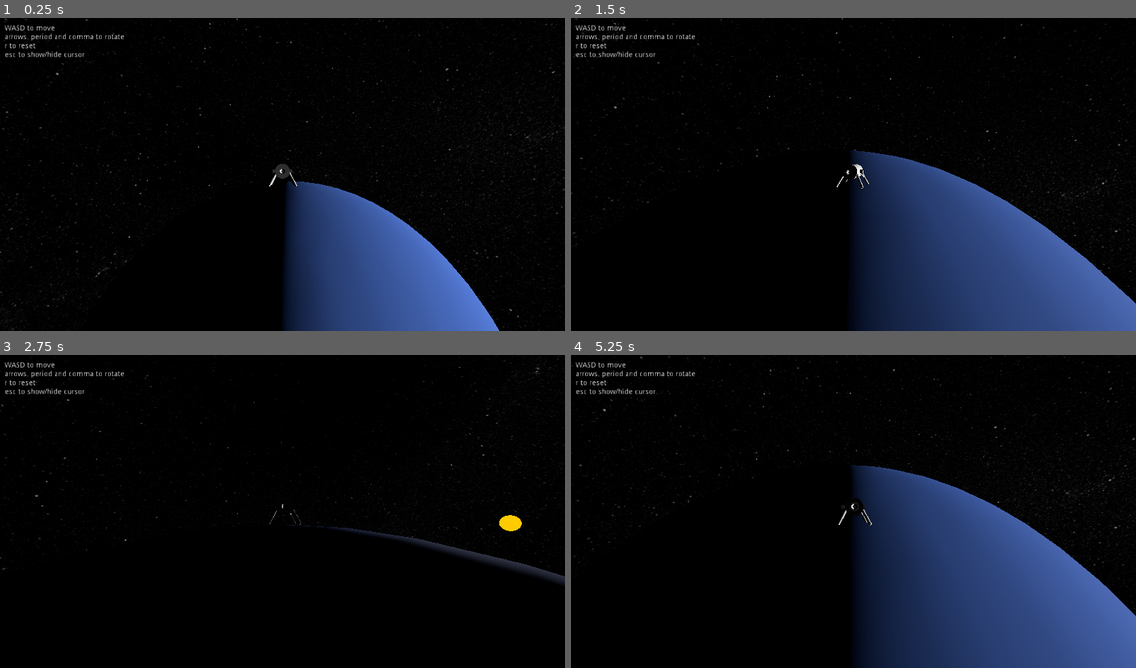
Above: before the commit, frames 1-4 (two rows, left to right).
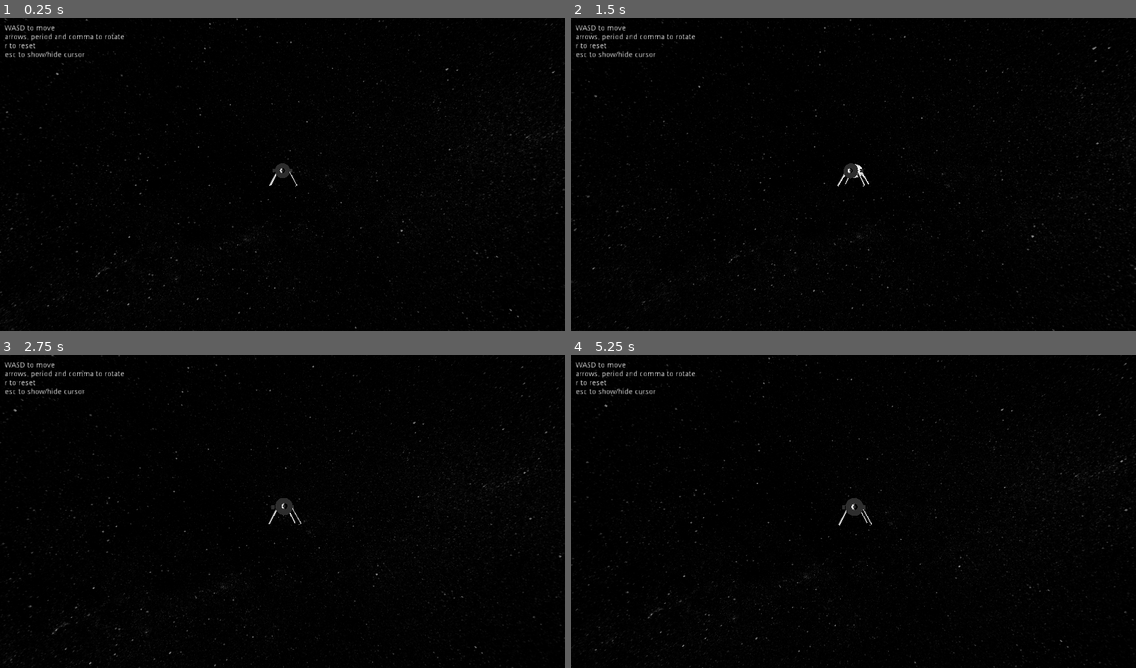
Above: after the commit, the same moments.

Repository: SjVer/Untitled-Space-Game
Game: Godot game, scene res://maps/space_map.tscn
Two runs of this game, one before a commit and one after it. Both use one fixed random seed, a clock stepped at 60 frames per second and the inputs below.
Inputs (mouse positions are in pixels of both pictures, inside the frame that each line leads up to):
- Up to frame 1 (0.25 s): no input
- Up to frame 2 (1.5 s): move the mouse to (881, 174) at 0.52 s; hold W (movement_forward) from 0.53 s (still down); tap Q (movement_left_2) at 0.6 s; move the mouse to (825, 174) at 1.27 s; tap E (movement_right_2) at 1.35 s
- Up to frame 3 (2.75 s): keep holding W (movement_forward); move the mouse to (293, 505) at 2.02 s; hold Mouse wheel up (zoom_in) from 2.03 s (still down)
- Up to frame 4 (5.25 s): keep holding W (movement_forward); move the mouse to (847, 517) at 2.77 s; release Mouse wheel up (zoom_in) at 2.78 s; tap Mouse wheel down (zoom_out) at 2.85 s; move the mouse to (893, 514) at 3.52 s; tap Q (movement_left_2) at 3.6 s; tap Enter at 4.25 s; move the mouse to (808, 508) at 4.27 s; tap E (movement_right_2) at 4.35 s; tap R (reset) at 5 s; move the mouse to (859, 511) at 5.02 s; hold Mouse wheel up (zoom_in) from 5.03 s (still down)

The runs differ from the first frame. In frame 1, 13% of the frame differs, in the area x 15-89%, y 46-100%; in frame 2, 21%; in frame 3, 2.0%; in frame 4, 25%, in the area x 0-100%, y 0-100%.
Error before the commit: Invalid call. Nonexistent function 'get_child' in base 'SceneTree'. (res://scripts/planet.gd:70)

Commit message:
upload

Diff:
--- a/maps/space_map.tscn
+++ b/maps/space_map.tscn
@@ -17,13 +17,16 @@
 [sub_resource type="PhysicsMaterial" id=3]
 rough = true
 
-[sub_resource type="PanoramaSky" id=4]
+[sub_resource type="PhysicsMaterial" id=4]
+rough = true
+
+[sub_resource type="PanoramaSky" id=5]
 radiance_size = 4
 panorama = ExtResource( 5 )
 
-[sub_resource type="Environment" id=5]
+[sub_resource type="Environment" id=6]
 background_mode = 2
-background_sky = SubResource( 4 )
+background_sky = SubResource( 5 )
 background_sky_orientation = Basis( 1, 0, 0, 0, 0.707107, -0.707107, 0, 0.707107, 0.707107 )
 background_energy = 0.25
 
@@ -38,21 +41,27 @@
 mesh = SubResource( 1 )
 material/0 = SubResource( 2 )
 
-[node name="planet_earth" parent="Sun" instance=ExtResource( 2 )]
-transform = Transform( 1, 0, 0, 0, 1, 0, 0, 0, 1, 0, 0, -20192 )
-orbital_height = 20192
-show_orbit = true
+[node name="earth" parent="Sun" instance=ExtResource( 2 )]
+transform = Transform( 1, 0, 0, 0, 1, 0, 0, 0, 1, 0, 0, -20190 )
+orbital_height = 20190
+orbital_period = 1.0
+orbital_vector = Vector3( 0.1, 0, 0.1 )
 orbit_color = Color( 0, 0.0392157, 1, 1 )
 
-[node name="moon" parent="Sun/planet_earth" instance=ExtResource( 3 )]
-transform = Transform( 1, 0, 0, 0, 1, 0, 0, 0, 1, 0, 0, -299 )
-orbital_height = 299
-show_orbit = true
+[node name="moon" parent="Sun/earth" instance=ExtResource( 3 )]
+transform = Transform( -0.280635, 0, -0.959782, 0, 1, 0, 0.959782, 0, -0.280635, 0, 0, -316 )
+physics_material_override = SubResource( 3 )
+planet_color = Color( 0.392157, 0.392157, 0.392157, 1 )
+rotational_period = 1.0
+rotational_vector = Vector3( 0, 10, 0 )
+orbital_height = 316
+orbital_period = 0.001
+orbital_vector = Vector3( 1, 0, 1 )
 orbit_color = Color( 0.643137, 0.643137, 0.643137, 1 )
 
 [node name="Player" parent="." instance=ExtResource( 1 )]
-transform = Transform( 0.0289858, 0, -0.99958, 0, 1, 0, 0.99958, 0, 0.0289858, -34.609, 41.6551, -20192.1 )
-physics_material_override = SubResource( 3 )
+transform = Transform( 0.0289858, 0, -0.99958, 0, 1, 0, 0.99958, 0, 0.0289858, -34.609, 0.516872, -19695.4 )
+physics_material_override = SubResource( 4 )
 lock_rotation_to_planet = true
 thrust_values = {
 "big": 10.0,
--- /dev/null
+++ b/planets/planet.tscn
@@ -0,0 +1,37 @@
+[gd_scene load_steps=6 format=2]
+
+[ext_resource path="res://scripts/planet.gd" type="Script" id=1]
+
+[sub_resource type="SphereMesh" id=1]
+radius = 40.0
+height = 80.0
+
+[sub_resource type="SpatialMaterial" id=4]
+albedo_color = Color( 0, 0, 1, 1 )
+
+[sub_resource type="SphereShape" id=2]
+radius = 40.0
+
+[sub_resource type="SphereShape" id=3]
+radius = 80.0
+
+[node name="planet" type="StaticBody"]
+script = ExtResource( 1 )
+
+[node name="MeshInstance" type="MeshInstance" parent="."]
+mesh = SubResource( 1 )
+material/0 = SubResource( 4 )
+
+[node name="Surface" type="CollisionShape" parent="."]
+shape = SubResource( 2 )
+
+[node name="Area" type="Area" parent="."]
+space_override = 2
+gravity_point = true
+gravity = 20.0
+
+[node name="CollisionShape" type="CollisionShape" parent="Area"]
+shape = SubResource( 3 )
+
+[connection signal="body_entered" from="Area" to="." method="_on_Area_body_entered"]
+[connection signal="body_exited" from="Area" to="." method="_on_Area_body_exited"]
--- a/player/player.tscn
+++ b/player/player.tscn
@@ -1,18 +1,24 @@
-[gd_scene load_steps=6 format=2]
+[gd_scene load_steps=7 format=2]
 
 [ext_resource path="res://scripts/player.gd" type="Script" id=1]
 [ext_resource path="res://player/lander_2.obj" type="ArrayMesh" id=2]
 [ext_resource path="res://scripts/Cam.gd" type="Script" id=4]
 
-[sub_resource type="BoxShape" id=1]
+[sub_resource type="PhysicsMaterial" id=1]
+rough = true
+
+[sub_resource type="BoxShape" id=2]
 extents = Vector3( 1, 0.8, 1.15778 )
 
-[sub_resource type="PrismMesh" id=2]
+[sub_resource type="PrismMesh" id=3]
 size = Vector3( 1, 4, 1 )
 
 [node name="Player" type="RigidBody"]
+physics_material_override = SubResource( 1 )
 gravity_scale = 0.7
 continuous_cd = true
+linear_damp = 0.0
+angular_damp = 0.0
 script = ExtResource( 1 )
 
 [node name="MeshInstance" type="MeshInstance" parent="."]
--- a/project.godot
+++ b/project.godot
@@ -17,6 +17,8 @@
 Initial_Planet=NodePath("planet_earth")
 player_name="Player"
 orbit_indicator_thickness=8
+"Period Multiplier"=1.0
+"Rotation Divider"=1.0
 
 [application]
 
@@ -124,5 +126,4 @@
 [rendering]
 
 quality/driver/fallback_to_gles2=true
-environment/default_clear_color=Color( 0, 0, 0, 1 )
-environment/default_environment="res://space_environment.tres"
+environment/default_environment="res://default_env.tres"
--- a/scripts/planet.gd
+++ b/scripts/planet.gd
@@ -2,17 +2,43 @@
 extends StaticBody
 
 # EXPORTING
-export(float) var rotational_period
-export(Vector3) var rotational_vector
-export(bool) var lock_rotation_to_parent
+export(int) var planet_radius = 40 setget pr_set, pr_get
+export(Color) var planet_color = Color(0,0,1,1) setget pc_set, pc_get
+export(int) var soi_radius = 80 setget sr_set, sr_get
+
+export(float) var rotational_period = 1
+export(Vector3) var rotational_vector = Vector3(0,1,0)
+export(bool) var lock_rotation_to_parent = false
 
 export(int) var orbital_height setget oh_set, oh_get
 export(float) var orbital_period
-export(Vector3) var orbital_vector
-export(bool) var show_orbit setget so_set, so_get
-export(Color) var orbit_color setget oc_set, oc_get
+export(Vector3) var orbital_vector setget ov_set, ov_get
+export(bool) var show_orbit = false setget so_set, so_get
+export(Color) var orbit_color = Color(0,0,1,1) setget oc_set, oc_get
 
 # SETGETers
+# planet_radius
+func pr_set(new):
+	planet_radius = new
+	$MeshInstance.mesh.radius = new
+	$MeshInstance.mesh.height = new * 2
+	$Surface.shape.radius = new
+func pr_get():
+	return planet_radius
+# planet_color
+func pc_set(new: Color = Color(0,0,1,1)):
+	planet_color = new
+	#print_tree_pretty()
+	#print(get_child_count())
+	$MeshInstance.get_surface_material(0).albedo_color = new
+func pc_get():
+	return planet_color
+# soi_radius
+func sr_set(new):
+	soi_radius = new
+	$Area/CollisionShape.shape.radius = new
+func sr_get():
+	return soi_radius
 # show_orbit
 var orbit: CSGTorus
 func so_set(new):
@@ -22,7 +48,6 @@
 		orbit.name = "orbit_torus"
 		orbit.sides = 64
 		orbit.ring_sides = 4
-		orbit.smooth_faces = true
 		if not get_parent() == null:
 			orbit.translation = -translation
 			#orbit.inner_radius = translation.distance_to(get_parent().translation)
@@ -33,7 +58,10 @@
 		orbit.outer_radius = orbit.inner_radius + ProjectSettings.get_setting("Game/orbit_indicator_thickness")
 		orbit.material = SpatialMaterial.new()
 		orbit.material.albedo_color = orbit_color
-		orbit.material.flags_unshaded = true
+		orbit.material.flags_unshaded = false
+		orbit.material.emission_enabled = true
+		orbit.material.emission = orbit_color
+		orbit.smooth_faces = true
 		add_child(orbit)
 	else:
 		for child in get_children():
@@ -44,31 +72,34 @@
 	return show_orbit
 # orbit_color
 func oc_set(new: Color):
+	so_set(false)
 	orbit_color = new
-	if not orbit == null:
-		orbit.material.albedo_color = new
+	so_set(show_orbit)
 func oc_get():
 	return orbit_color
 # orbit_height
 func oh_set(new):
 	orbital_height = new
 	translation = Vector3(0, 0, -new)
+	rotation_degrees = Vector3(0,0,0)
 	so_set(false)
-	so_set(true)
+	so_set(show_orbit)
 func oh_get():
 	return orbital_height
+# orbital_vector
+func ov_set(new: Vector3):
+	orbital_vector = Vector3(
+		clamp(new.x, -1, 1),
+		clamp(new.y, -1, 1),
+		clamp(new.z, -1, 1)
+	)
+func ov_get():
+	return orbital_vector
 
 
+var angle: Vector3 = Vector3()
+var elapsed_time
 var playername: String
-var playernode: Node
-
-func _ready():
-	#print("planet.gd line 6 : (nodepath) : ",playersetting)
-	#print("planet.gd line 7 : (name) : ",playersetting.get_name(playersetting.get_name_count()-1))
-	#playername = playersetting.get_name(playersetting.get_name_count()-1)
-	var sett = ProjectSettings.get_setting("Game/player_name")
-	playernode = get_tree().get_child(0).get_node(sett)
-	playername = playernode.name
 
 func _on_Area_body_entered(body):
 	if body.name == playername:
@@ -76,9 +107,48 @@
 		body.set_planet_name(get_parent().name)
 		body._on_player_body_entered(self)
 
-
 func _on_Area_body_exited(body):
 	if body.name == playername:
 		print(name, " setting planet name to space (exited)")
 		body.set_planet_name("space")
 		body._on_player_body_exited(self)
+
+func _ready():
+	#set_as_toplevel(true)
+	so_set(false)
+	so_set(show_orbit)
+
+	change_parent()
+
+	playername = ProjectSettings.get_setting("Game/player_name")
+
+	angle.x = orbital_vector.x * ProjectSettings.get_setting("Game/Period Multiplier") / 360 / orbital_period
+	angle.y = orbital_vector.y * ProjectSettings.get_setting("Game/Period Multiplier") / 360 / orbital_period
+	angle.z = orbital_vector.z * ProjectSettings.get_setting("Game/Period Multiplier") / 360 / orbital_period
+
+func _process(delta):
+
+	if orbit != null and Engine.editor_hint and not show_orbit:
+		orbit.rotation_degrees = orbital_vector - rotation_degrees
+		orbit.translation = -translation
+		if orbit.material.albedo_color != orbit_color:
+			so_set(false)
+			so_set(show_orbit)
+
+	if elapsed_time == null:
+		elapsed_time = 0
+	elapsed_time += delta
+
+	# rotate planet
+	rotation_degrees += rotational_vector * delta
+
+	# orbit planet
+	#if name == "moon" or true:
+	#	translation = Vector3(0,0, 0) + Vector3(
+	#		orbital_height * cos(orbital_vector.x * elapsed_time),
+	#		orbital_height * cos(orbital_vector.y * elapsed_time),
+	#		orbital_height * sin(orbital_vector.z * elapsed_time)
+	#	) if orbital_vector != Vector3(0,0,0) else Vector3(0,0,-orbital_height)
+
+func change_parent():
+	pass
--- a/scripts/player.gd
+++ b/scripts/player.gd
@@ -122,9 +122,8 @@
 					rotation_momentum = Vector3(0,0,0)
 					linear_velocity = Vector3(0,0,0)
 
-	if not planet_name == "space":
-		#_calc_gravity_direction(planet_name)
-		pass
+	if inside_soi:
+		apply_central_impulse(planet_node.rotational_vector)
 
 func _integrate_forces(state):
 	if inside_soi:
Not shown: 2 places in maps/space_map.tscn that only renumber resources
Not shown: 2 places in player/player.tscn that only renumber resources
Not shown, changed: nohup.out
